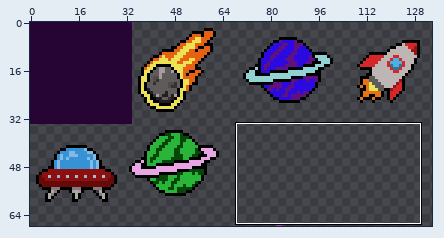
A sprite sheet gets an edit: asprite/tileset.png. Above: a wide view before the commit, with the close-up outlined.
Close-up. Before:
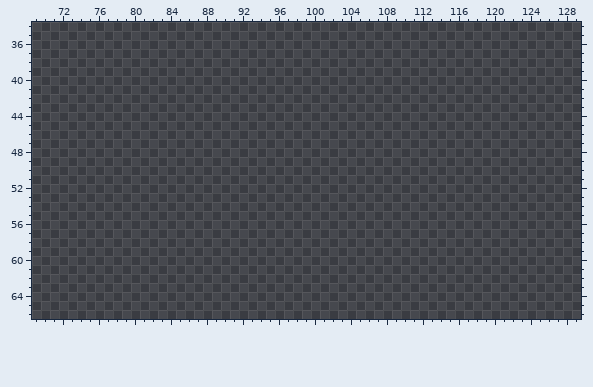
The file is 136x68 pixels. Colours within 5 levels of each other are drawn and written as one. Shown: x 69..129, y 34..66. The old version is drawn lined up with the new one. The wide view leaves out empty margins. The commit also changed other parts of the picture, which this record leaves out.
The result:
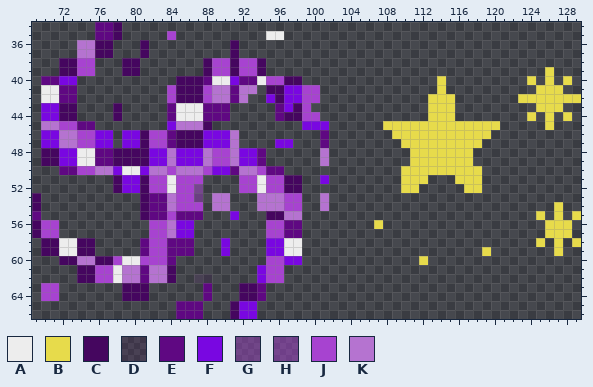
Palette (. is transparent): A #ededed  B #e7db4b  C #45065f  D #5f08821c  E #5f0882  F #7907e1  G #a743d071  H #a743d07d  J #a743d0  K #b573d0
The edit:
drawings rearranged on the sheet (the old picture shows each at its new place; 3 dropped ones are not shown)
Changed rows in their new state; - is an unchanged pixel.
first column x 69:
34 -------EEC---------------------------------------------------
35 -------EEC-----J----------AA---------------------------------
36 -----KKCC---C---------C--------------------------------------
37 -----KKCC---C---------C--------------------------------------
38 ---CCJJ---CC-------CJJCJJC-----------------------------------
39 ---CCJJ---CC-------CJJCJJC-------------------------------B---
40 -EEFF-----------CCCEAAFEEAJJCC---------------B---------B-B-B-
41 -AAEE----------JCCCJKKEKK-CCFFJJ-------------B----------BBB--
42 -AAEE----------JCCCJKKEK--FCFFJJ------------BBB-------BBBBBBB
43 -FFCC----C-----EAAAEEE-----EFCJ-------------BBB---------BBB--
44 -FFCC----C-----EAAAEEE-----ECCJJ------------BBB--------B-B-B-
45 -KKJJEE--------FKKKC----------FFF------BBBBBBBBBBBBB-----B---
46 -FFKKJJFF-FFCJJECCCFFFK---------E-------BBBBBBBBBBB----------
47 -FFKKJJFF-FFCJJECCCFFFK----FF---E--------BBBBBBBBB-----------
48 -CCFFAAEECCCCFFKFFFKJJKFFE------K---------BBBBBBB------------
49 -CCFFAAEECCCCFFKFFFKJJKFFE------K---------BBBBBBB------------
50 ---EEJJKKFAAFKKJKKKJFFEKKJEE-------------BBBBBBBBB-----------
51 ---------CFFCJJAJJJ----JJAJJCC--F--------BBB---BBB-----------
52 ---------CFFCJJAJJH----JJAJJCC-----------BB-----BB-----------
53 C-----------CEEKJJG-KK---KKKJJ--K----------------------------
54 C-----------CEEKJJJ-KK---KKKJJ--K-------------------------B--
55 E-----------CEEJEEE---F---CCKK--------------------------B-B-B
56 CJJ----------JJKFF--------JJEE--------B------------------BBB-
57 CJJ----------JJKFF--------JJEE---------------------------BBB-
58 -CCAACC-----EJJEEE---F----FFAA--------------------------B-B-B
59 -CCAACC-----EJJEEE---F----FFAA--------------------B-------B--
60 ---CCKKCCJAAJJJE----------JJFF-------------B-----------------
61 -----CCJJAKKEKKC---------FJJ---------------------------------
62 -----CCJJAKKEKKC--DD-----FJJ---------------------------------
63 -JJ-------CCC------E---CCE-----------------------------------
64 -JJ-------CCC------E---CCE-----------------------------------
65 ----------------EEE---CFF------------------------------------
66 ----------------EEE---CFF------------------------------------
Changed places in both close-ups, as pixel boxes (x1, y1, x2, y2):
added: (32, 22, 329, 319)
added: (374, 67, 581, 256)
added: (419, 256, 428, 265)
